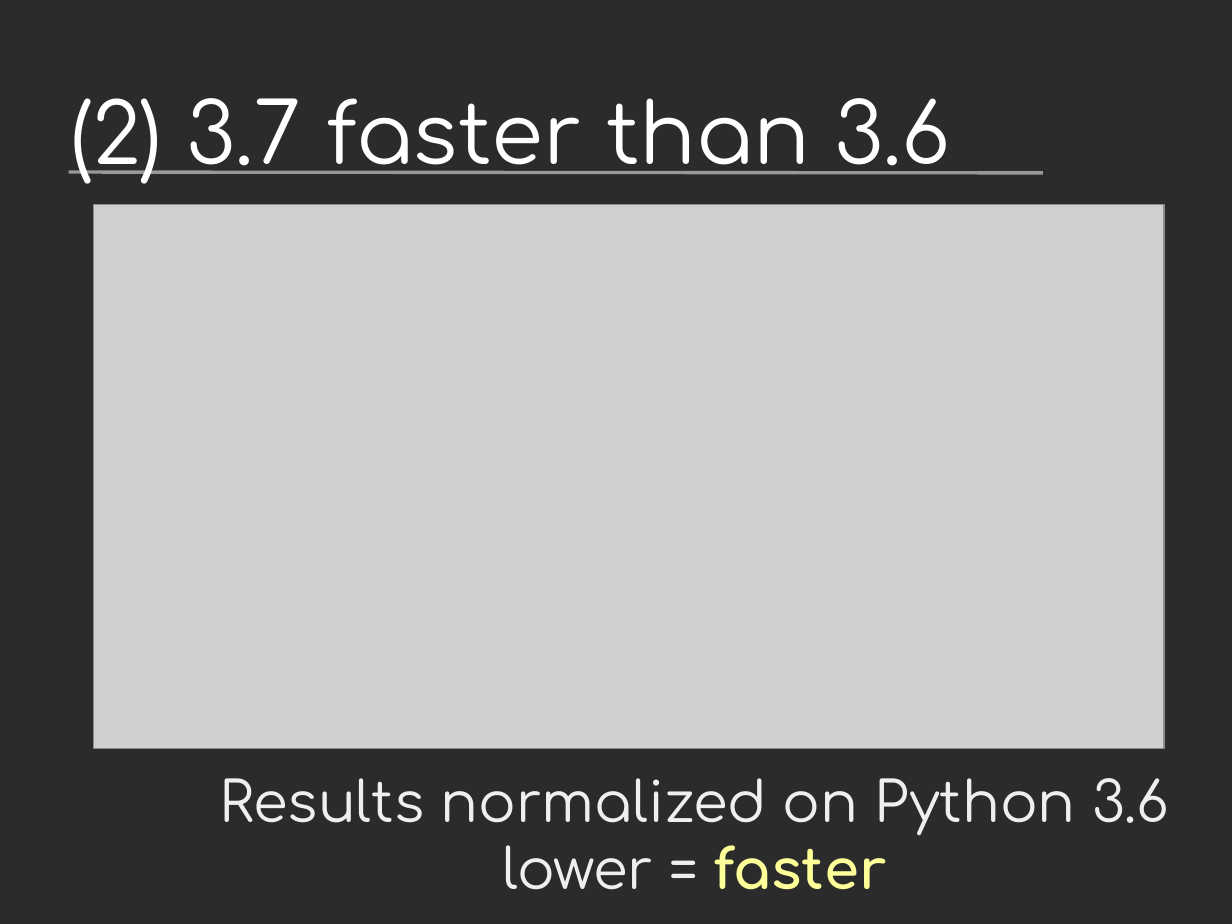
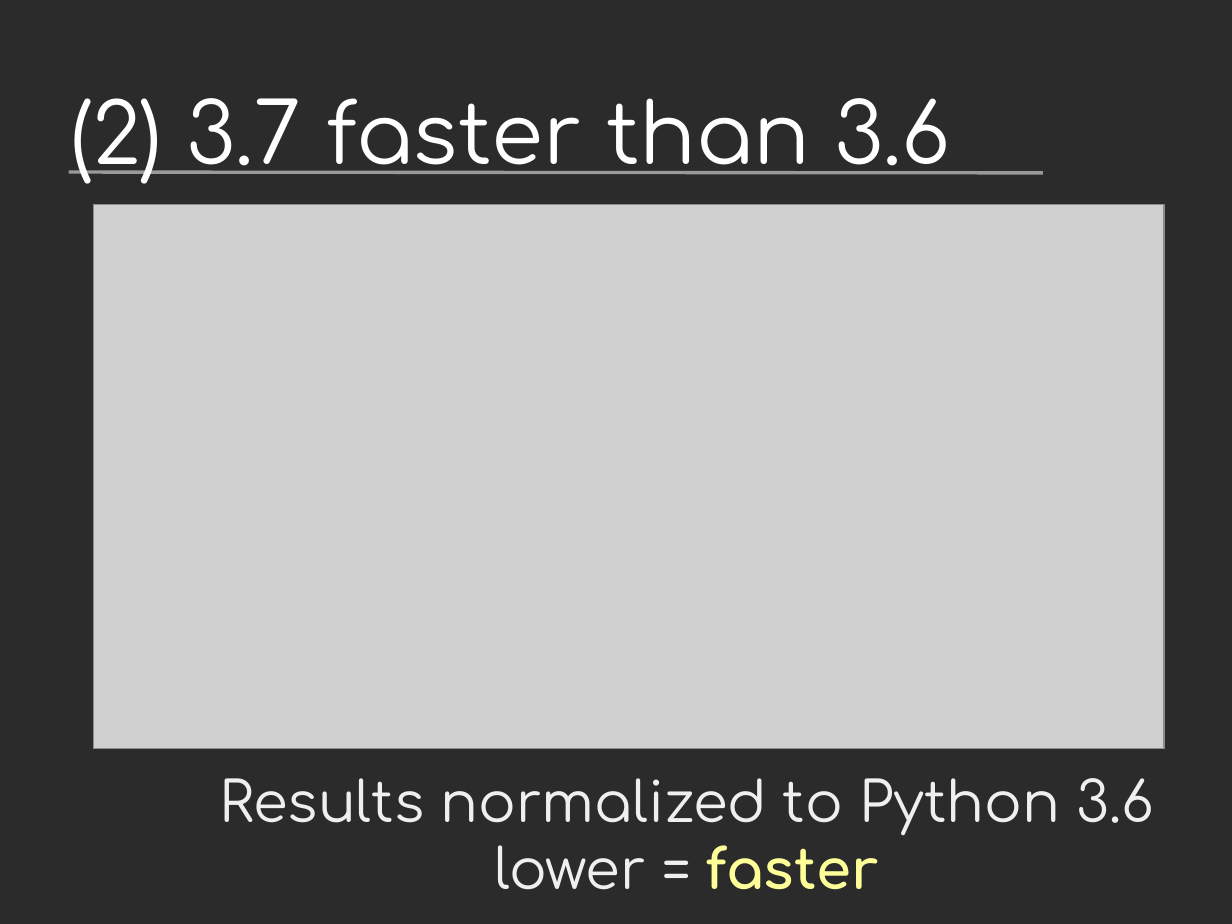
Before and after one commit to vstinner/talks, a slide deck: slide 14 of 2017-PyconUS/python36_opt.odp. Drawn at 1232x924 pixels with LibreOffice and Linux fonts; fonts in the diff are those of the drawing; grey boxes stand for pictures; background and template pictures are left out; a plain dark background stands for a picture behind light text. Boxes give left, top, right and bottom in pixels: in the first picture for what was removed or moved away, otherwise in the second. Text is boxed around its words. In the diff, an @@ line names an element or a change of style, - is before the commit and + after.

```diff
--- a/2017-PyconUS/python36_opt.odp
+++ b/2017-PyconUS/python36_opt.odp
@@ text at bbox=[219, 778, 1154, 835]: text changed @@
-Results normalized on Python 3.6
+Results normalized to Python 3.6
```
Also in this commit, not shown: 18 other slides changed, 9 slides added, 1 other file.
